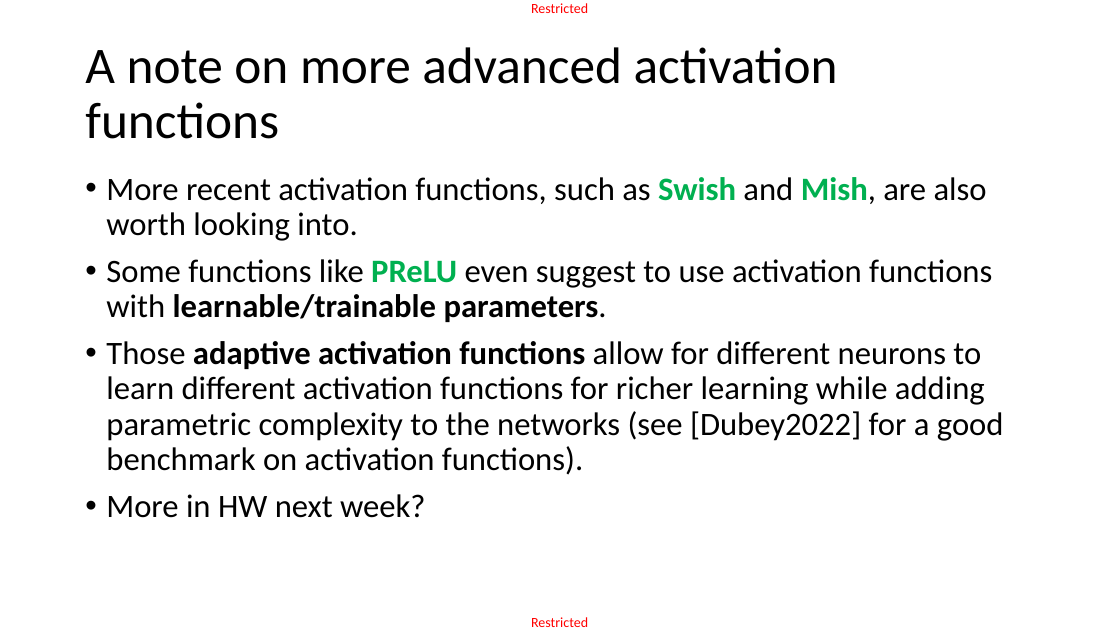
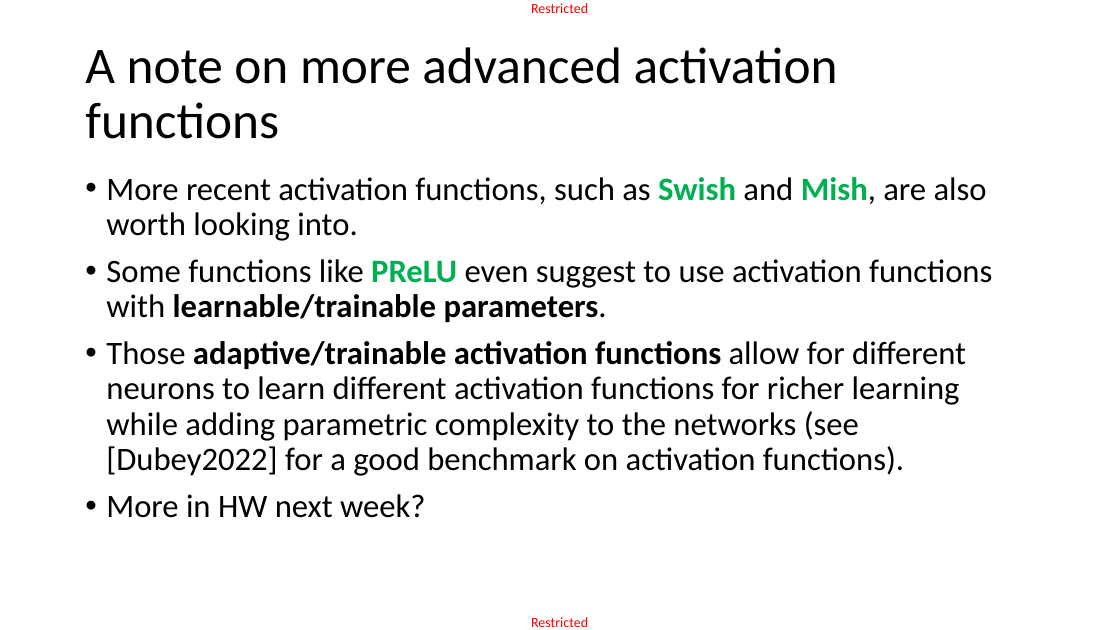
Before and after one commit to matthieudemari/SUTD_DL_50_039, a slide deck: slide 93 of W2/1. W2S1 final/W2S1.pptx. Drawn at 1120x630 pixels with LibreOffice and Linux fonts; fonts in the diff are those of the drawing. Boxes give left, top, right and bottom in pixels: in the first picture for what was removed or moved away, otherwise in the second. Text is boxed around its words. In the diff, an @@ line names an element or a change of style, - is before the commit and + after.

```diff
--- a/W2/1. W2S1 final/W2S1.pptx
+++ b/W2/1. W2S1 final/W2S1.pptx
@@ text at [106, 341, 966, 476]: text changed @@
-• Those adaptive activation functions allow for different neurons to learn different activation functions for richer learning while adding parametric complexity to the networks (see [Dubey2022] for a good benchmark on activation functions).
+• Those adaptive/trainable activation functions allow for different neurons to learn different activation functions for richer learning while adding parametric complexity to the networks (see [Dubey2022] for a good benchmark on activation functions).
```
Also in this commit, not shown: 1 other slide changed, 3 other files.
